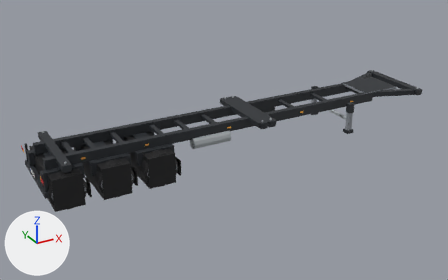
What one commit did to the glTF model src/sims/terminal-twin/assets/models/trucks/truck-chassis.glb.
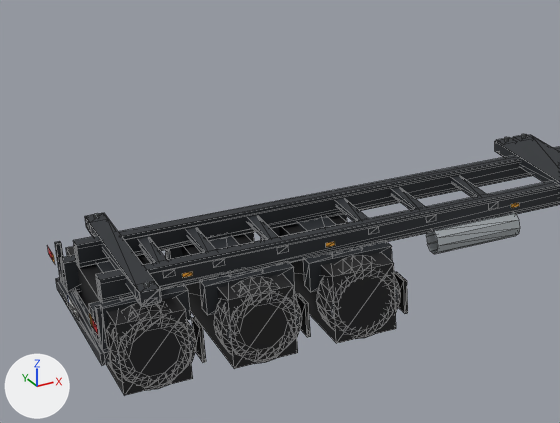
The first picture shows the older version from a 50 mm lens placed at (-9.29, -15.43, 8.14), pointed at (-0.75, 0.12, 0.37). The close-ups show the older and then the newer version on the part from 0% to 56% of the width and 13% to 80% of the height of that picture. Only the edits that show in the close-ups are written down. The axes (+X, +Y, +Z) are drawn at lower left. The lights are the same throughout. The close-ups show mesh edges as thin lines. Where no turn or scale is listed for an object, it has been applied to the vertices. Vertices at exactly the same position are counted once.

The first close-up shows 'chassis', 'chassis.001', 'chassis.002', 'wheel_t1', 'wheel_t2', 'wheel_t3' and 3 more.
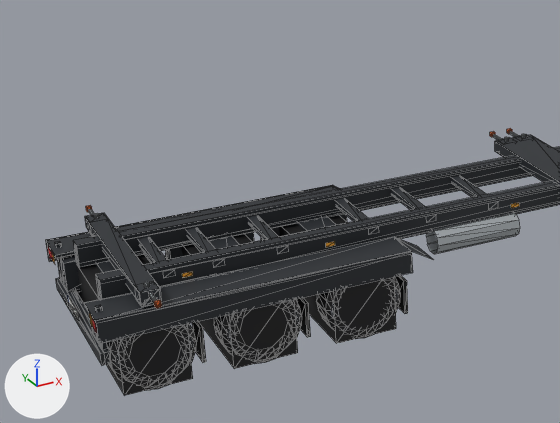
Boxes (x1, y1, x2, y2) around the edits, measured in the close-ups (560 x 423 px):
'chassis', reshaped
    before: (48, 134, 525, 366)
    after: (47, 128, 560, 366)
'chassis.001', reshaped, moved, rescaled
    before: (47, 134, 560, 354)
    after: (46, 134, 527, 349)
part 1 of me_chassis, added
    after: (149, 293, 157, 302)
part 2 of me_chassis, added
    after: (154, 300, 161, 308)
part 3 of me_chassis, added
    after: (47, 245, 431, 344)
part 4 of me_chassis_001, added
    after: (46, 185, 432, 343)

The change, as a diff of the scene's bpy script:
```diff
--- a/src/sims/terminal-twin/assets/models/trucks/truck-chassis.glb.py
+++ b/src/sims/terminal-twin/assets/models/trucks/truck-chassis.glb.py
@@ me_chassis @@
 # used by ob_chassis; location = (-0.25, 0.0, 0.78)
-me_chassis.from_pydata(...)  # 743 vertices, 1024 faces; spans x -6.37..6.37, y -1.25..1.25, z -0.58..0.58
+me_chassis.from_pydata(...)  # 931 vertices, 1296 faces; spans x -6.37..6.37, y -1.58..1.58, z -0.58..0.58
+# me_chassis part 1: a new loose piece, a box spanning x -5.756..-5.721, y -1.549..-1.24, z 0.467..0.502, in mat_truck_atlas (picture img_truck_atlas)
+# me_chassis part 2: a new loose piece, a box spanning x -5.768..-5.708, y -1.579..-1.52, z 0.465..0.525, in mat_truck_atlas (picture img_truck_atlas)
+# me_chassis part 3: 36 vertices added at x -6.36..-2.23, y -1.26..1.26, z 0.02..0.3
+# other edits to the shape of me_chassis do not show in these pictures
 me_chassis.materials.append(mat_truck_atlas)
@@ me_chassis_001 @@
 # used by ob_chassis_001; parent = ob_lod1; location = (-0.249, 0.0, 0.75); scale = (6.36, 6.36, 6.36)
-me_chassis_001.from_pydata(...)  # 304 vertices, 432 faces; spans x -1.0..1.0, y -0.2..0.2, z -0.09..0.09
+me_chassis_001.from_pydata(...)  # 340 vertices, 476 faces; spans x -1.0..1.0, y -0.2..0.2, z -0.09..0.09
+# me_chassis_001 part 4
+# 20 vertices are added at x -1.0..-0.35, y -0.2..0.2, z 0.01..0.05
+# 16 new vertices lie (0.6, 0.0, 0.0) away from vertices in x -1.0, y -0.2..0.2, z 0.01..0.05
+# 44 new faces join them
 me_chassis_001.materials.append(mat_truck_atlas)
@@ ob_chassis_001 @@
 ob_chassis_001.parent = ob_lod1
-ob_chassis_001.location = (-0.249, 0.0, 0.75)
-ob_chassis_001.scale = (6.36, 6.36, 6.36)
+ob_chassis_001.location = (-0.254, 0.0, 0.75)
+ob_chassis_001.scale = (6.37, 6.37, 6.37)
```
